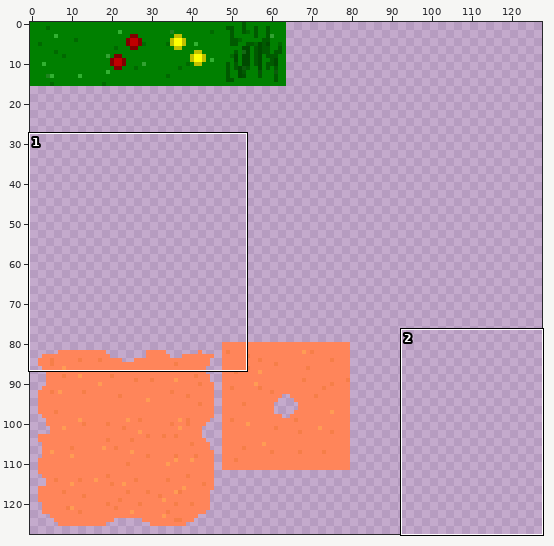
Sprite sheet, stored at ubi-spoon.gmx/background/images/bg_tiles_nature.png. The picture above shows the old version from afar; the outline marks the close-up.
Close-up. First the earlier version:
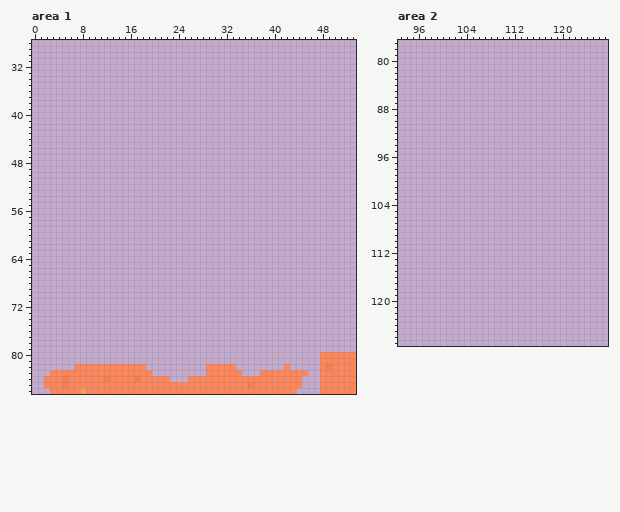
The file is 128x128 pixels. Pixels under 10% opacity are left out. Colours within 5 levels of each other are drawn and written as one. Shown: area 1: x 0..53, y 28..86; area 2: x 93..127, y 77..127.
The result:
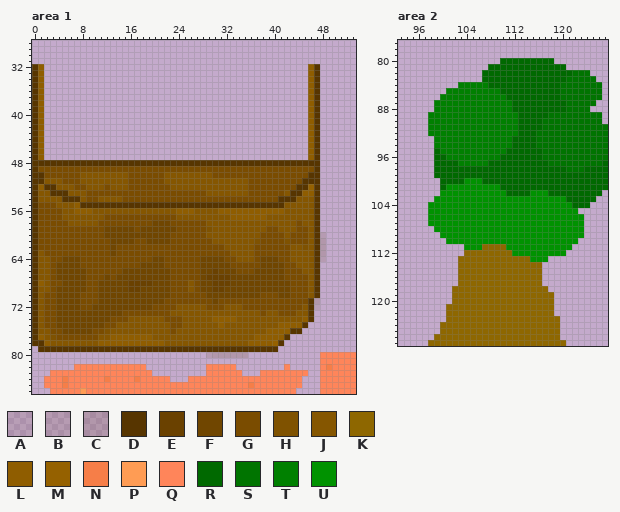
Palette (. is transparent): A #5735001b  B #57350021  C #57350029  D #573500  E #6a4100  F #704600  G #7a4c00  H #7f5200  J #855600  K #8e6700  L #8f5d00  M #956100  N #f67e48  P #ff9c54  Q #ff855a  R #006900  S #007400  T #008000  U #009200
The edit:
Changed rows in their new state; - is an unchanged pixel.
Area 1:
first column x 0:
32 DL--------------------------------------------LD-
33 DL--------------------------------------------LD-
34 DL--------------------------------------------LD-
35 DL--------------------------------------------LD-
36 DL--------------------------------------------LD-
37 DL--------------------------------------------LD-
38 DL--------------------------------------------LD-
39 DL--------------------------------------------LD-
40 DL--------------------------------------------LD-
41 DL--------------------------------------------LD-
42 DL--------------------------------------------LD-
43 DL--------------------------------------------LD-
44 DL--------------------------------------------LD-
45 DL--------------------------------------------LD-
46 DL--------------------------------------------LD-
47 DL--------------------------------------------LD-
48 DDDDDDDDDDDDDDDDDDDDDDDDDDDDDDDDDDDDDDDDDDDDDDDD-
49 DGGGGGGGGGGGGGGGGGGGGGGGGGGGGGGGGGGGGGGGGGGGGGGD-
50 DDGGGGGGJJJJJJJJGGGGGGJJJJJJJJGGGGGGGGGGGGGGGGDD-
51 DDJJJGGGJJJJJJJJGGGGGGJJJJJJJJJJJJJJGGGGGGGGGDDD-
52 DLDDJJJGGJJJGJJJGGGGGGGJJJJJJJJJJJJJGGGGGGGGDDMD-
53 DJJDDDJJJGGGGGGGGGGGGGGGGGGGGJJJJJJJGGGGGGJDDLLD-
54 DJJJJDDDJGGJJJJGGGGGGGGGGGGGGGGGGGGGGGGGGDDDJJJD-
55 DGGGJJJLDDDDDDDDDDDDDDDDDDDDDDDDDDDDDDDDDDJJJJJD-
56 DGGGGJJLLLJJJJJJJJJJJJJJLLLJJJJLLLLLLLLLLLJJJJJD-
57 DGGGGJJJJJJJGGGGGGGGGGGGJJJJJJJJJLLLLLLJJJJJJJJD-
58 DGGGGGJJJJJGGGGGGGGGFFFGGGGGGJJJJJJJJJJJJJJJGJJD-
59 DGGGGGGGGGGGFFFFFGFFFFFFGGGGGHJJJJJJJJJGGJJJGGJD-
60 DGGGGGGGGGGGFFFFFFFFFFFGGGGGGJJJJJJJJJGGGGJGGGJDB
61 DGGGGGGGGGGGGFFFFGGFFFFGGGGGGGJJJJJJJHGGGGHGGGJDC
62 DGGGGGGGGGGGGFGGGGGGGGGGGGGGGGGGJJJJJGGGGGGJJHJDC
63 DJGGGGGGGGGGGFGGGGGGGGGGGGGGGGGGGJJJJGGGGGGJJJJDC
64 DJJGGFFFGGGGGGGGGGGGFFGGGGGGFFFFGGJJJGFFFGGJJJJDB
65 DJJGFFFFGGGGGGGGGGFFFFGGGGGGFFFFFGGGGGFFFFGGJJJD-
66 DJJGFFFFFGGGGGGFFFFFFFFGGGGGFFEFFFGGGFFFFFGGGJJD-
67 DJJGFFFFFGGGFGFFFFFFFFFGGGGGFEEEEFFFFFFFFFGGGGJD-
68 DLJGGFFFFGGFFFFFEEEEFFFGGGJGFFEEEFFFFFFFFFFGGGJD-
69 DJJGFFFFFGGFFFFFEEFFFFFGGGJGFFEEFFFFFFFFFFFGGGJD-
70 DJGGFFFFGGGFFFFFFFFFFFFGGGGGGFFFFFFFFFGGGFFGGGJD-
71 DJGGFFFFGGGFFFFFFFFFFFGGGGGGGGFGGGGGGGGGGGGGGGDC-
72 DJGGFFFFGGFFFFFFFFFFGGGGJJJJJGGGJJJGGGGGGGGGGJDA-
73 DJGGFFFFFFFFFFFGGGGGGGGJJJJJJJJJJJJJJJGJJGGGJJD--
74 DJGGFFFFFFFFFGGGJJJJJJGGGJJJJJLLLLJJJJJJJJJJJLD--
75 DJGGFFFFFFFFGGJJJJJJJJJGGJJJJJJLJJJJJJJJJLLLLD---
76 DJJGGFFFFFGGHJJJJJJJJJJGJJJJJJJJJJJJJJJLLLLDD----
77 DLJHGGGGGGGJJLLLLLLLJJJJJJJJJJJJJJJJJLLLLLD------
78 DDLJJJJJJJJLLLLLLLLLLLJJJJJJJJJJJJJJLLLLMD-------
79 -DDDDDDDDDDDDDDDDDDDDDDDDDDDDDDDDDDDDDDDD--------
80 -----------------------------BCCCCCC-------------
Area 2:
first column x 98:
 80 ------------RRRRRRRRR---------
 81 ----------RRRRRRRRRRRRR-------
 82 ---------RRRRRRRRRRRRRRRSSS---
 83 ---------RRRRRRRRRRRRRRSSSSS--
 84 -----TTTTTRRRRRRRRRRRRSSSSSSS-
 85 ---TTTTTTTTTRRRRRRRRRRSSSSSSS-
 86 --TTTTTTTTTTTRRRRRRRRRSSSSSSS-
 87 -TTTTTTTTTTTTTRRRRRRRRRSSSSS--
 88 -TTTTTTTTTTTTTRRRRRRRRRSSSS---
 89 TTTTTTTTTTTTTTTRRRRRSSSSSSSSS-
 90 TTTTTTTTTTTTTTTRRRRSSSSSSSSSS-
 91 TTTTTTTTTTTTTTTRRRRSSSSSSSSSSS
 92 TTTTTTTTTTTTTTTRRRSSSSSSSSSSSS
 93 -TTTTTTTTTTTTTRRRRSSSSSSSSSSSS
 94 -TTTTTTTTTTTTTRRRRSSSSSSSSSSSS
 95 -RTTTTTTTTTTTRRRRRRSSSSSSSSSSS
 96 -RRTTTTTTTTTRRRRRRRSSSSSSSSSSS
 97 -RRRRTTTTTRRRRRRRRRRSSSSSSSSSR
 98 -RRRRRRRRRRRRRRRRRRRRRRSSSRRRR
 99 -RRRRRRRRRRRRRRRRRRRRRRRRRRRRR
100 --RRRRUUURRRRRRRRRRRRRRRRRRRRR
101 --RUUUUUUUUURRRRRRRRRRRRRRRRRR
102 --UUUUUUUUUUURRRRUUURRRRRRRRR-
103 -UUUUUUUUUUUUUUUUUUUUUURRRRR--
104 UUUUUUUUUUUUUUUUUUUUUUUURRR---
105 UUUUUUUUUUUUUUUUUUUUUUUUU-----
106 UUUUUUUUUUUUUUUUUUUUUUUUUU----
107 UUUUUUUUUUUUUUUUUUUUUUUUUU----
108 -UUUUUUUUUUUUUUUUUUUUUUUUU----
109 --UUUUUUUUUUUUUUUUUUUUUUUU----
110 ---UUUUUUUUUUUUUUUUUUUUUU-----
111 ------UUUKKKKUUUUUUUUUUU------
112 ------KKKKKKKKUUUUUUUUU-------
113 -----KKKKKKKKKKKKUUU----------
114 -----KKKKKKKKKKKKKK-----------
115 -----KKKKKKKKKKKKKK-----------
116 -----KKKKKKKKKKKKKK-----------
117 -----KKKKKKKKKKKKKK-----------
118 ----KKKKKKKKKKKKKKKK----------
119 ----KKKKKKKKKKKKKKKKK---------
120 ----KKKKKKKKKKKKKKKKK---------
121 ---KKKKKKKKKKKKKKKKKK---------
122 ---KKKKKKKKKKKKKKKKKK---------
123 ---KKKKKKKKKKKKKKKKKKK--------
124 --KKKKKKKKKKKKKKKKKKKK--------
125 --KKKKKKKKKKKKKKKKKKKK--------
126 -KKKKKKKKKKKKKKKKKKKKK--------
127 KKKKKKKKKKKKKKKKKKKKKKK-------
